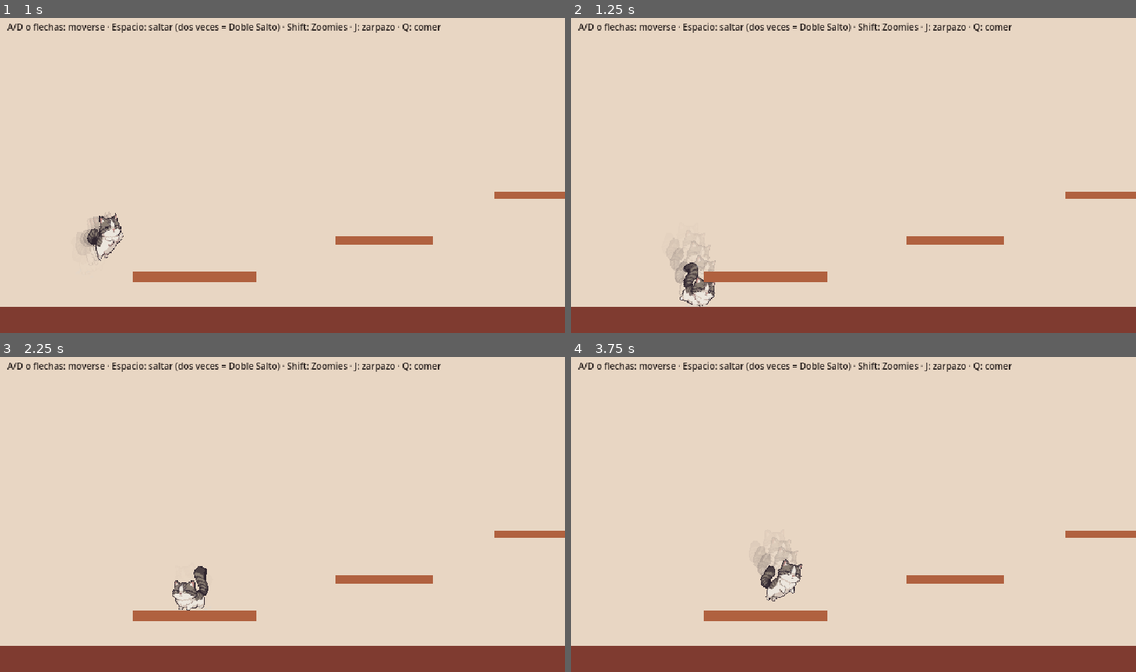
Above: before the commit, frames 1-4 (two rows, left to right).
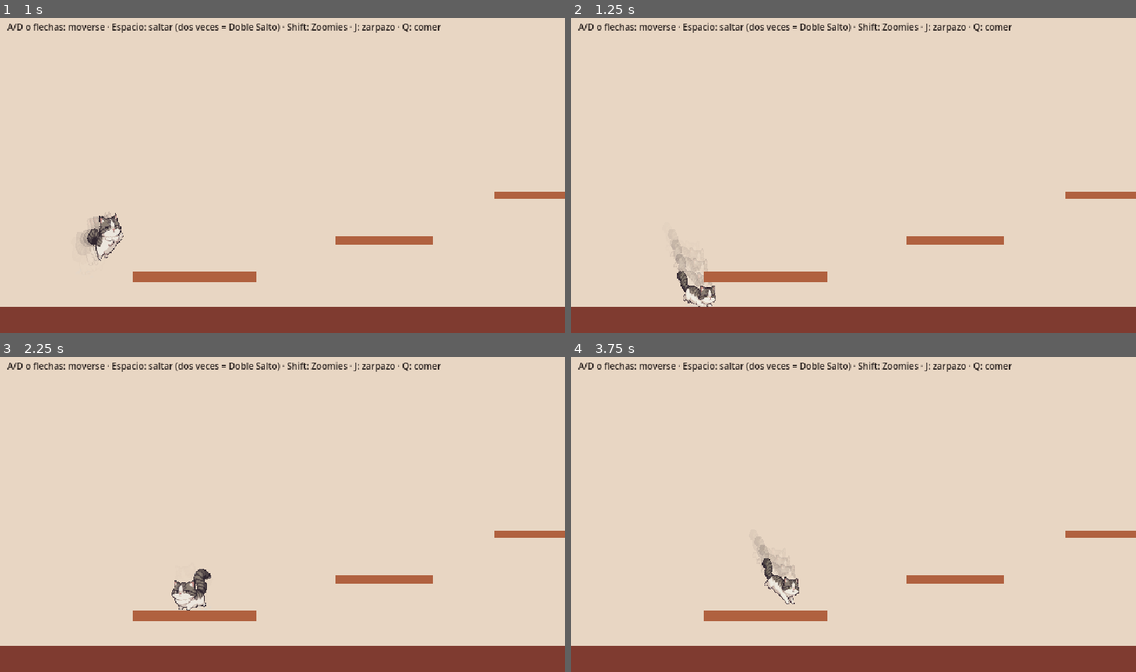
Above: after the commit, the same moments.

Repository: rivas274/demo
Game: Godot game, scene res://escenas/apartamento.tscn
Two runs of this game, one before a commit and one after it. Both use one fixed random seed, a clock stepped at 60 frames per second and the inputs below.
Inputs:
- Up to frame 1 (1 s): hold D (mover_derecha) from 0.53 s (still down); tap Space (saltar) at 0.6, 0.77 s
- Up to frame 2 (1.25 s): keep holding D (mover_derecha); tap Space (saltar) at 1.07 s
- Up to frame 3 (2.25 s): tap Q (comer_snack) at 1.35 s; tap Space (saltar) at 1.52, 1.55, 1.82 s; release D (mover_derecha) at 2.03 s; hold A (mover_izquierda) from 2.03 s (still down); tap J (zarpazo) at 2.1 s
- Up to frame 4 (3.75 s): tap Space (saltar) at 2.3, 3.02, 3.05, 3.32, 3.6 s; release A (mover_izquierda) at 2.78 s; hold D (mover_derecha) from 2.78 s (still down); tap Shift (zoomies) at 2.85 s

Frame 1 is identical in both runs. In frame 2, 0.7% of the frame differs, in the area x 17-26%, y 70-92%; in frame 3, 0.3%; in frame 4, 0.8%, in the area x 32-41%, y 56-79%.

Commit message:
Caída de Felipe con las patas delanteras primero
- Dos poses nuevas: en picada con las delanteras estiradas hacia el
  suelo y contacto con solo las delanteras apoyadas.
- El juego y la ficha de concepto usan la misma secuencia.
- La prueba mide el punto más bajo del dibujo: deben ser las delanteras.

Co-Authored-By: Claude Opus 5.5 <noreply@anthropic.com>
Claude-Session: https://claude.ai/code/session_01WbR3FeT1XB9M7gFpgwas9J

Diff:
--- a/siete-vidas/juego/pruebas/prueba_movimiento.gd
+++ b/siete-vidas/juego/pruebas/prueba_movimiento.gd
@@ -44,14 +44,17 @@
 		await physics_frame
 		if felipe.velocity.y > 250.0:
 			break
-	_comprobar(felipe.sprite.frame == Felipe.CUADRO_CAYENDO, "Al caer usa la pose de caída")
-	_comprobar(felipe.sprite.rotation * felipe.mirando > 0.1, "Al caer inclina la nariz hacia abajo (%.2f rad)" % felipe.sprite.rotation)
+	_comprobar(felipe.sprite.animation == "caer" and felipe.sprite.frame == Felipe.CUADRO_CAYENDO, "Al caer usa la pose de caída")
+	_comprobar(_patas_delanteras_abajo(felipe), "Al caer, lo más bajo de Felipe son las patas delanteras")
 	for i in 90:
 		await physics_frame
 		if felipe.is_on_floor():
 			break
 	await _esperar(1)
-	_comprobar(felipe.estado == Felipe.Estado.ATERRIZANDO and felipe.sprite.frame == Felipe.CUADRO_ATERRIZAJE, "Aterriza con la pose agachada")
+	_comprobar(felipe.estado == Felipe.Estado.ATERRIZANDO and felipe.sprite.animation == "caer" and felipe.sprite.frame == Felipe.CUADRO_CONTACTO, "Al tocar el piso usa la pose de contacto")
+	_comprobar(_patas_delanteras_abajo(felipe), "Al tocar el piso, las delanteras tocan primero")
+	await _esperar(6)
+	_comprobar(felipe.sprite.animation == "saltar" and felipe.sprite.frame == Felipe.CUADRO_ATERRIZAJE, "Después baja la parte de atrás y se aplasta")
 	await _esperar(12)
 	_comprobar(absf(felipe.sprite.rotation) < 0.02, "Después de aterrizar queda derecho")
 
@@ -77,6 +80,32 @@
 	quit(1 if _fallos.size() > 0 else 0)
 
 
+## Mira el cuadro que se está dibujando y compara dónde está su punto más bajo
+## con el centro del cuerpo: debe quedar del lado hacia donde mira Felipe.
+func _patas_delanteras_abajo(felipe: Felipe) -> bool:
+	var imagen := felipe.sprite.sprite_frames.get_frame_texture(felipe.sprite.animation, felipe.sprite.frame).get_image()
+	var suma_x := 0.0
+	var opacos := 0
+	var fila_mas_baja := -1
+	for y in imagen.get_height():
+		for x in imagen.get_width():
+			if imagen.get_pixel(x, y).a > 0.5:
+				suma_x += x
+				opacos += 1
+				fila_mas_baja = y
+	var suma_abajo := 0.0
+	var abajo := 0
+	for y in range(maxi(0, fila_mas_baja - 2), fila_mas_baja + 1):
+		for x in imagen.get_width():
+			if imagen.get_pixel(x, y).a > 0.5:
+				suma_abajo += x
+				abajo += 1
+	var lado := (suma_abajo / abajo) - (suma_x / opacos)
+	if felipe.sprite.flip_h:
+		lado = -lado
+	return lado > 3.0
+
+
 func _esperar(cuadros: int) -> void:
 	for i in cuadros:
 		await physics_frame
--- a/siete-vidas/juego/scripts/animaciones_felipe.gd
+++ b/siete-vidas/juego/scripts/animaciones_felipe.gd
@@ -6,7 +6,7 @@
 const CARPETA := "res://assets/felipe/"
 const CUADROS := 8
 
-## nombre -> [archivo, fps, en bucle]
+## nombre -> [archivo, fps, en bucle, cuadros (opcional, 8 por defecto)]
 const HOJAS := {
 	"quieto": ["felipe-idle-sheet.png", 8.0, true],
 	"caminar": ["felipe-walk-sheet.png", 10.0, true],
@@ -16,6 +16,8 @@
 	"saltar": ["felipe-jump-sheet.png", 0.0, false],
 	"ronronear": ["felipe-purr-sheet.png", 8.0, true],
 	"desmayo": ["felipe-faint-sheet.png", 8.0, false],
+	## Poses propias de la caída: 0 = cayendo con las delanteras estiradas, 1 = contacto con las delanteras.
+	"caer": ["felipe-caida-sheet.png", 0.0, false, 2],
 }
 
 
@@ -25,11 +27,12 @@
 	for nombre: String in HOJAS:
 		var datos: Array = HOJAS[nombre]
 		var hoja: Texture2D = load(CARPETA + datos[0])
-		var ancho := hoja.get_width() / CUADROS
+		var cuadros: int = datos[3] if datos.size() > 3 else CUADROS
+		var ancho := hoja.get_width() / cuadros
 		frames.add_animation(nombre)
 		frames.set_animation_speed(nombre, datos[1])
 		frames.set_animation_loop(nombre, datos[2])
-		for i in CUADROS:
+		for i in cuadros:
 			var cuadro := AtlasTexture.new()
 			cuadro.atlas = hoja
 			cuadro.region = Rect2(i * ancho, 0, ancho, hoja.get_height())
--- a/siete-vidas/juego/scripts/felipe.gd
+++ b/siete-vidas/juego/scripts/felipe.gd
@@ -14,11 +14,11 @@
 const CUADRO_AGACHADO := 1
 const CUADRO_SUBIENDO := 2
 const CUADRO_ARRIBA := 3
-const CUADRO_CAYENDO := 2
 const CUADRO_ATERRIZAJE := 5
 const CUADRO_ASENTARSE := 6
-## Inclinación al caer: nariz hacia abajo, buscando el suelo con las patas delanteras.
-const INCLINACION_CAIDA := 0.32
+## Cuadros de la hoja "caer": un gato cae con las patas delanteras primero.
+const CUADRO_CAYENDO := 0
+const CUADRO_CONTACTO := 1
 const INCLINACION_DOBLE_SALTO := -0.35
 
 @export_group("Movimiento")
@@ -191,7 +191,7 @@
 	aterrizo.emit(fuerza)
 	if estado == Estado.AIRE:
 		estado = Estado.ATERRIZANDO
-		_tiempo_aterrizando = 0.2
+		_tiempo_aterrizando = 0.24
 	if fuerza > 0.25:
 		_soltar_polvo(int(8 + 8 * fuerza))
 	if _efecto:
@@ -212,7 +212,13 @@
 	if estado == Estado.ZOOMIES:
 		_reproducir("correr")
 	elif estado == Estado.ATERRIZANDO:
-		_poner_cuadro_salto(CUADRO_ATERRIZAJE if _tiempo_aterrizando > 0.1 else CUADRO_ASENTARSE)
+		# Primero tocan las delanteras, después baja la parte de atrás y se aplasta.
+		if _tiempo_aterrizando > 0.16:
+			_poner_cuadro("caer", CUADRO_CONTACTO)
+		elif _tiempo_aterrizando > 0.08:
+			_poner_cuadro("saltar", CUADRO_ATERRIZAJE)
+		else:
+			_poner_cuadro("saltar", CUADRO_ASENTARSE)
 	elif not is_on_floor():
 		_animar_aire()
 	elif absf(velocity.x) > velocidad_caminar + 5.0:
@@ -224,27 +230,27 @@
 
 
 ## Fases del salto: despegue agachado, subida estirada, pausa arriba con las patas
-## recogidas y caída con la nariz hacia abajo y las patas delanteras estiradas.
+## recogidas y caída en picada con las patas delanteras estiradas hacia el suelo
+## (la pose "caer" ya viene inclinada, así que no se rota el sprite).
 func _animar_aire() -> void:
 	if _tiempo_desde_salto < 0.06:
-		_poner_cuadro_salto(CUADRO_AGACHADO)
+		_poner_cuadro("saltar", CUADRO_AGACHADO)
 	elif velocity.y < -60.0:
-		_poner_cuadro_salto(CUADRO_SUBIENDO)
+		_poner_cuadro("saltar", CUADRO_SUBIENDO)
 	elif velocity.y < 60.0:
-		_poner_cuadro_salto(CUADRO_ARRIBA)
+		_poner_cuadro("saltar", CUADRO_ARRIBA)
 	else:
-		_poner_cuadro_salto(CUADRO_CAYENDO)
+		_poner_cuadro("caer", CUADRO_CAYENDO)
 		# La caída manda sobre cualquier giro anterior (por ejemplo, el del doble salto).
 		if _efecto and _efecto.is_running():
 			_efecto.kill()
 			sprite.scale = Vector2.ONE * ESCALA_SPRITE
-		var avance := clampf((velocity.y - 60.0) / 160.0, 0.0, 1.0)
-		sprite.rotation = lerpf(sprite.rotation, INCLINACION_CAIDA * mirando * avance, 0.3)
-
-
-func _poner_cuadro_salto(cuadro: int) -> void:
+		sprite.rotation = lerpf(sprite.rotation, 0.0, 0.3)
+
+
+func _poner_cuadro(animacion: String, cuadro: int) -> void:
 	sprite.stop()
-	sprite.animation = "saltar"
+	sprite.animation = animacion
 	sprite.frame = cuadro
 
 
Binary file added: siete-vidas/juego/assets/felipe/felipe-caida-sheet.png
Not shown, added: siete-vidas/juego/assets/felipe/felipe-caida-sheet.png.import
Not shown, added: siete-vidas/arte/felipe/felipe-caida-poses.png
Not shown, added: siete-vidas/arte/felipe/felipe-caida-sheet.png
Not shown, changed: siete-vidas/concepto/felipe-concepto.html
Not shown, changed: siete-vidas/herramientas/pagina_felipe.py
Not shown, changed: siete-vidas/herramientas/pagina_felipe.template.html
Not shown, changed: siete-vidas/juego/README.md
Not shown, changed: siete-vidas/memoria/03-arte-y-herramientas.md
